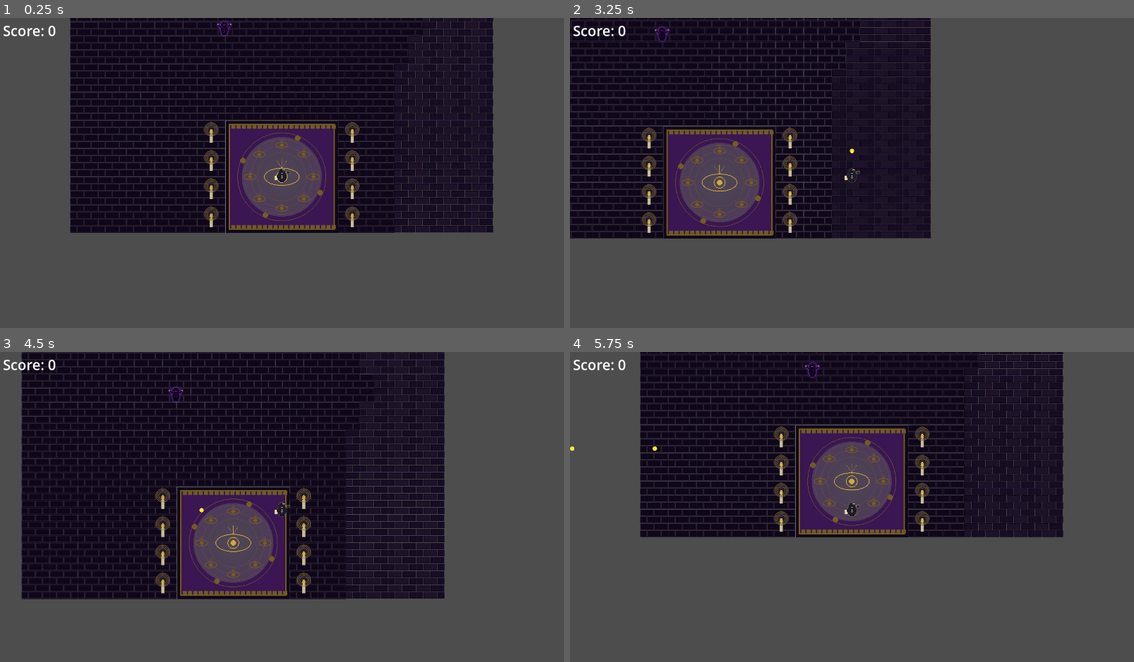
Above: before the commit, frames 1-4 (two rows, left to right).
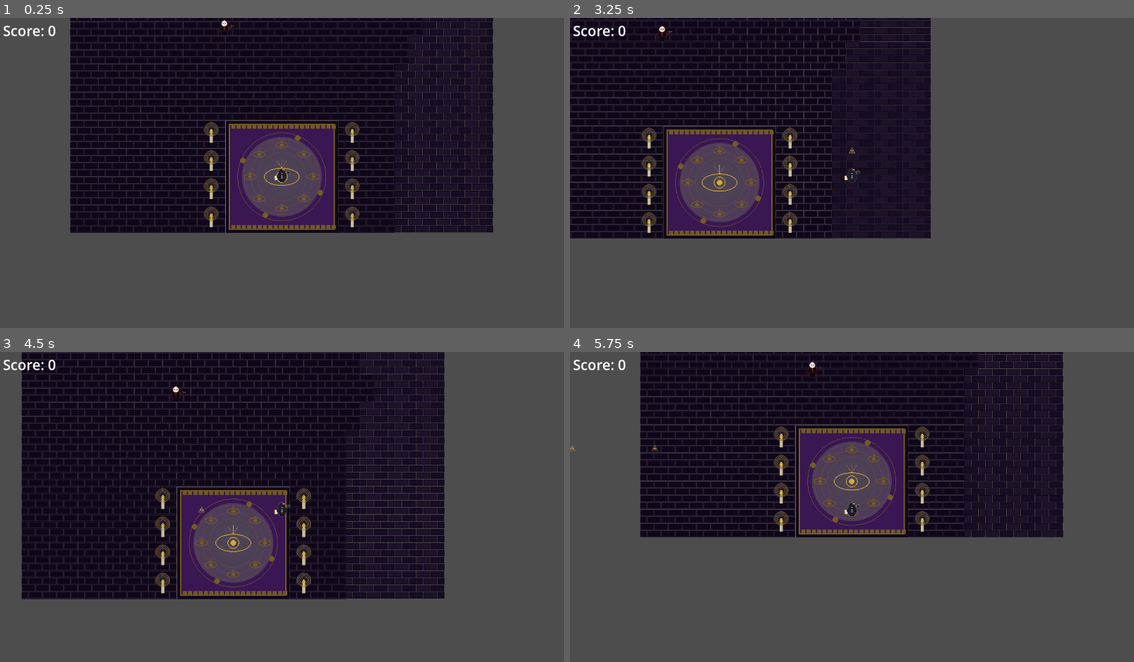
Above: after the commit, the same moments.

Repository: HMarchiori/Infiltrated
Game: Godot game, scene res://Game.tscn
Same seed, same stepped clock (60 frames per second), same inputs: the game is played once before the commit and once after it.
Inputs:
- Up to frame 1 (0.25 s): no input
- Up to frame 2 (3.25 s): tap Enter (ui_accept) at 0.5, 0.77, 1.52, 3.02 s; hold Right (ui_right) 0.53-1.28 s; hold Down (ui_down) 1.28-2.03 s; hold Right (ui_right) 2.03-2.78 s; hold Up (ui_up) from 2.78 s (still down)
- Up to frame 3 (4.5 s): release Up (ui_up) at 3.53 s; hold Left (ui_left) from 3.53 s (still down); tap Enter (ui_accept) at 3.77 s
- Up to frame 4 (5.75 s): tap Enter (ui_accept) at 4.52 s; release Left (ui_left) at 5.03 s; hold Down (ui_down) from 5.03 s (still down)

The runs differ from the first frame. In frame 1, less than 0.1% of the frame differs, in the area x 38-42%, y 0-6%; in frame 2, less than 0.1%; in frame 3, less than 0.1%; in frame 4, 0.1%, in the area x 0-45%, y 2-33%.

Commit message:
add texture

Diff:
--- a/infiltrated/Enemy.tscn
+++ b/infiltrated/Enemy.tscn
@@ -1,8 +1,8 @@
 [gd_scene format=3 uid="uid://cltibw3ejn6ba"]
 
-[ext_resource type="Script" path="res://Enemy.gd" id="1_enscript"]
+[ext_resource type="Script" uid="uid://by4ot1edxp8fm" path="res://Enemy.gd" id="1_enscript"]
 [ext_resource type="PackedScene" uid="uid://dj62gaj2wrmfc" path="res://Projectile.tscn" id="2_projscene"]
-[ext_resource type="Texture2D" uid="uid://621e76swfp7" path="res://Assets/03_chorus_cultist.png" id="3_entex"]
+[ext_resource type="Texture2D" uid="uid://qecgxx1vbs1k" path="res://Assets/05_inquisitor.png" id="3_2hac7"]
 
 [sub_resource type="RectangleShape2D" id="RectangleShape2D_enemy"]
 size = Vector2(40, 40)
@@ -13,9 +13,8 @@
 bullet_scene = ExtResource("2_projscene")
 
 [node name="Sprite2D" type="Sprite2D" parent="." unique_id=1771241619]
-scale = Vector2(0.07, 0.07)
-texture = ExtResource("3_entex")
 scale = Vector2(0.14, 0.14)
+texture = ExtResource("3_2hac7")
 
 [node name="CollisionShape2D" type="CollisionShape2D" parent="." unique_id=1209608117]
 shape = SubResource("RectangleShape2D_enemy")
--- a/infiltrated/ExitPortal.tscn
+++ b/infiltrated/ExitPortal.tscn
@@ -1,16 +1,19 @@
 [gd_scene format=3 uid="uid://d1y516ahtqlo5"]
 
 [ext_resource type="Script" uid="uid://b7q0j03wldw1o" path="res://ExitPortal.gd" id="1_portalscript"]
+[ext_resource type="Texture2D" uid="uid://d2lo7kewyyl5" path="res://Assets/14_portal_exit.png" id="2_hv05d"]
 
 [sub_resource type="CircleShape2D" id="CircleShape2D_portal"]
 radius = 30.0
 
 [node name="ExitPortal" type="Area2D" unique_id=506935242]
+scale = Vector2(0.35, 0.35)
 collision_layer = 32
 collision_mask = 2
 script = ExtResource("1_portalscript")
 
 [node name="Sprite2D" type="Sprite2D" parent="." unique_id=1044069211]
+texture = ExtResource("2_hv05d")
 
 [node name="CollisionShape2D" type="CollisionShape2D" parent="." unique_id=1663749113]
 shape = SubResource("CircleShape2D_portal")
--- a/infiltrated/Projectile.gd
+++ b/infiltrated/Projectile.gd
@@ -18,10 +18,6 @@
 		collision_mask = 2
 	body_entered.connect(_on_body_entered)
 
-func _draw() -> void:
-	var cor := Color(1.0, 0.9, 0.2) if from_player else Color(1.0, 0.3, 0.2)
-	draw_circle(Vector2.ZERO, 5.0, cor)
-
 func _process(delta: float) -> void:
 	position += direction * SPEED * delta
 	_elapsed += delta
--- a/infiltrated/Projectile.tscn
+++ b/infiltrated/Projectile.tscn
@@ -1,6 +1,7 @@
 [gd_scene format=3 uid="uid://dj62gaj2wrmfc"]
 
 [ext_resource type="Script" path="res://Projectile.gd" id="1_projscript"]
+[ext_resource type="Texture2D" uid="uid://c8c85gdqsdvuu" path="res://Assets/09_eye_symbol.png" id="2_eyetex"]
 
 [sub_resource type="RectangleShape2D" id="RectangleShape2D_xh6v2"]
 size = Vector2(6, 6)
@@ -11,6 +12,8 @@
 script = ExtResource("1_projscript")
 
 [node name="Sprite2D" type="Sprite2D" parent="." unique_id=900713297]
+scale = Vector2(0.05, 0.05)
+texture = ExtResource("2_eyetex")
 
 [node name="CollisionShape2D" type="CollisionShape2D" parent="." unique_id=1411798696]
 shape = SubResource("RectangleShape2D_xh6v2")
